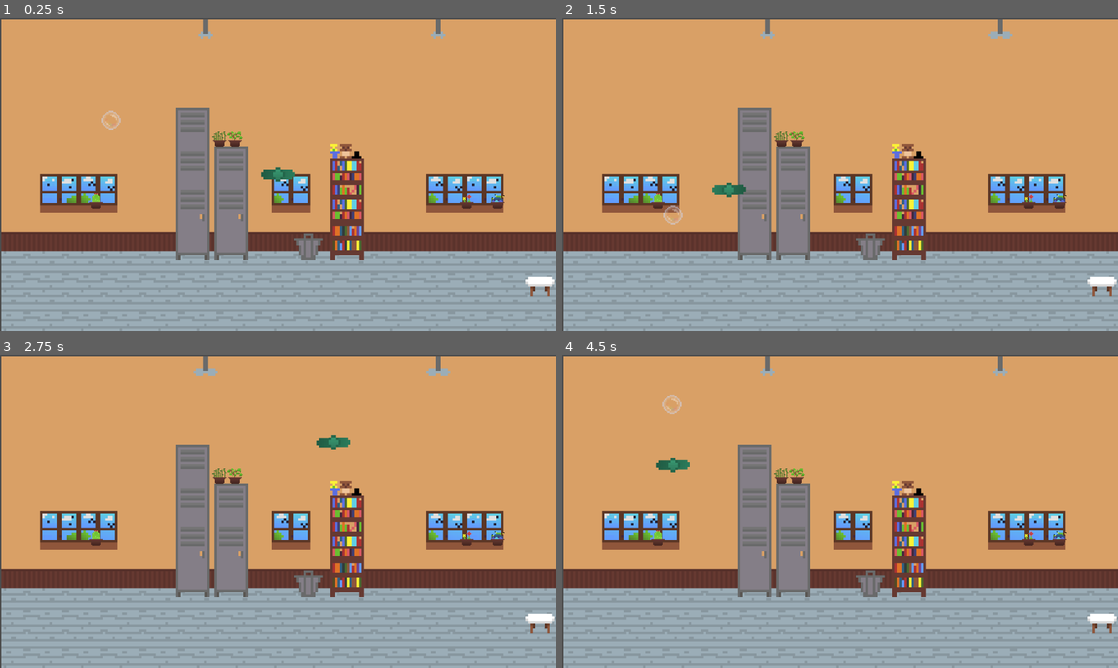
Above: before the commit, frames 1-4 (two rows, left to right).
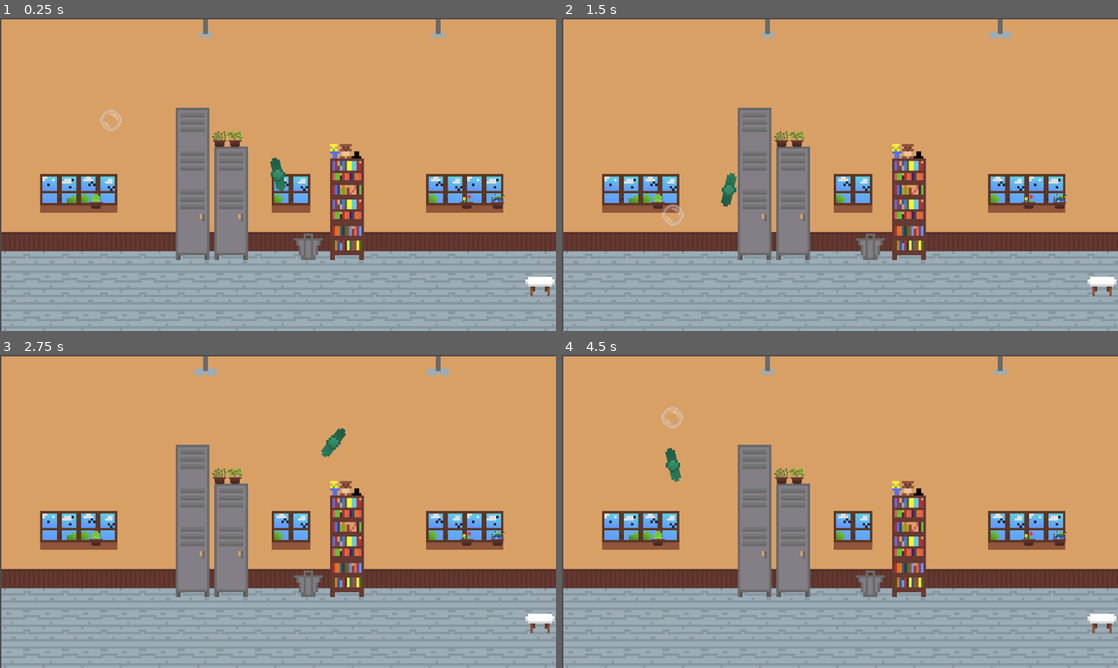
Above: after the commit, the same moments.

Repository: SukainaA/bubbleTheBully
Game: Godot game, scene res://scenes/level.tscn
The game is run twice, just before and just after one commit, with the same random seed, the same clock (stepped at 60 frames per second) and the same inputs.
Inputs (mouse positions are in pixels of both pictures, inside the frame that each line leads up to):
- Up to frame 1 (0.25 s): no input
- Up to frame 2 (1.5 s): move the mouse to (962, 158) at 0.52 s; move the mouse to (728, 190) at 1.27 s
- Up to frame 3 (2.75 s): move the mouse to (333, 442) at 2.02 s
- Up to frame 4 (4.5 s): move the mouse to (812, 574) at 2.77 s; move the mouse to (1006, 558) at 3.52 s; tap R (debug) at 4.15 s; move the mouse to (673, 464) at 4.27 s

The runs differ from the first frame. In frame 1, 0.3% of the frame differs, in the area x 18-54%, y 29-56%; in frame 2, 0.3%; in frame 3, 0.2%; in frame 4, 0.4%, in the area x 16-23%, y 12-41%.

Commit message:
camera and bugs fixed

Diff:
--- /dev/null
+++ b/classroom_area.gd
@@ -0,0 +1,14 @@
+extends Area2D
+
+@export var camera1: Camera2D
+@export var camera2: Camera2D
+
+
+
+
+func _on_body_entered(body: Node2D) -> void:
+	if body.is_in_group("bubble"):
+		camera1.enabled = false
+		camera2.enabled = true
+		body.global_position.x = 1275
+		body.global_position.y = 75
--- a/scenes/bubble.tscn
+++ b/scenes/bubble.tscn
@@ -4,7 +4,7 @@
 [ext_resource type="Texture2D" uid="uid://byovh72nto7io" path="res://sprites/bubble.png" id="2_khyaj"]
 
 [sub_resource type="CircleShape2D" id="CircleShape2D_ppk5r"]
-radius = 20.0998
+radius = 20.025
 
 [node name="Bubble" type="RigidBody2D" groups=["bubble"]]
 mass = 0.06
@@ -15,8 +15,7 @@
 script = ExtResource("1_fch6w")
 
 [node name="Sprite2D" type="Sprite2D" parent="."]
-position = Vector2(9.53674e-07, 9.53674e-07)
-scale = Vector2(2.45508, 2.45508)
+scale = Vector2(2.77002, 2.77002)
 texture = ExtResource("2_khyaj")
 hframes = 3
 
@@ -24,3 +23,4 @@
 shape = SubResource("CircleShape2D_ppk5r")
 
 [connection signal="body_entered" from="." to="." method="_on_body_entered"]
+[connection signal="body_exited" from="." to="." method="_on_body_exited"]
--- a/scenes/fan.tscn
+++ b/scenes/fan.tscn
@@ -24,6 +24,7 @@
 
 [sub_resource type="Animation" id="Animation_kmfek"]
 resource_name = "fan_spin"
+length = 0.7
 loop_mode = 1
 tracks/0/type = "value"
 tracks/0/imported = false
@@ -32,7 +33,7 @@
 tracks/0/interp = 1
 tracks/0/loop_wrap = true
 tracks/0/keys = {
-"times": PackedFloat32Array(0, 1),
+"times": PackedFloat32Array(0, 0.7),
 "transitions": PackedFloat32Array(1, 1),
 "update": 0,
 "values": [0.0, 12.5489]
--- a/scenes/level.tscn
+++ b/scenes/level.tscn
@@ -1,16 +1,25 @@
-[gd_scene load_steps=5 format=3 uid="uid://myv62j3fbjmm"]
+[gd_scene load_steps=8 format=3 uid="uid://myv62j3fbjmm"]
 
 [ext_resource type="PackedScene" uid="uid://dd70jw83eedjk" path="res://scenes/bubble.tscn" id="1_2e6f3"]
 [ext_resource type="PackedScene" uid="uid://dnp28v6smnuro" path="res://scenes/classroom.tscn" id="1_ew3i4"]
 [ext_resource type="PackedScene" uid="uid://bmktpbye2iwo3" path="res://scenes/fan.tscn" id="2_sm62d"]
+[ext_resource type="PackedScene" uid="uid://cs6mtr7bdo80h" path="res://scenes/street.tscn" id="4_i2wj4"]
+[ext_resource type="Script" path="res://classroom_area.gd" id="5_rlaju"]
 
 [sub_resource type="RectangleShape2D" id="RectangleShape2D_0f7vd"]
 size = Vector2(1134, 79)
+
+[sub_resource type="SegmentShape2D" id="SegmentShape2D_1qqvl"]
+a = Vector2(-3, 714)
+b = Vector2(0, 2)
 
 [node name="Level" type="Node2D"]
 
 [node name="Classroom" parent="." instance=ExtResource("1_ew3i4")]
 position = Vector2(0, -4)
+
+[node name="Street" parent="." instance=ExtResource("4_i2wj4")]
+position = Vector2(1224, -4)
 
 [node name="Bubble" parent="." instance=ExtResource("1_2e6f3")]
 position = Vector2(227, 197)
@@ -26,3 +35,17 @@
 
 [node name="Camera2D" type="Camera2D" parent="."]
 position = Vector2(573, 317)
+
+[node name="classroom_limit" type="Area2D" parent="." node_paths=PackedStringArray("camera1", "camera2")]
+script = ExtResource("5_rlaju")
+camera1 = NodePath("../Camera2D")
+camera2 = NodePath("../Camera2D2")
+
+[node name="CollisionShape2D" type="CollisionShape2D" parent="classroom_limit"]
+position = Vector2(1170, -1)
+shape = SubResource("SegmentShape2D_1qqvl")
+
+[node name="Camera2D2" type="Camera2D" parent="."]
+position = Vector2(1804, 323)
+
+[connection signal="body_entered" from="classroom_limit" to="classroom_limit" method="_on_body_entered"]
--- a/scenes/street.tscn
+++ b/scenes/street.tscn
@@ -147,7 +147,8 @@
 [node name="Street" type="Node2D"]
 
 [node name="BG" type="Sprite2D" parent="."]
-position = Vector2(599.222, 324)
+modulate = Color(0.683077, 0.683077, 0.683077, 1)
+position = Vector2(599, 324)
 scale = Vector2(0.624768, 0.6)
 texture = ExtResource("1_w4pcf")
 
@@ -166,6 +167,10 @@
 tile_map_data = PackedByteArray("AAACAAMAAAAGAAAAAAADAAMAAAAGAAAAAAAEAAMAAAAGAAAAAAAFAAMAAAAGAAAAAAAGAAMAAAAGAAAAAAAHAAMAAAAGAAAAAAAIAAMAAAAGAAAAAAABAAMAAAAGAAAAAAAAAAMAAAAGAAAAAAA=")
 tile_set = SubResource("TileSet_6s54f")
 
+[node name="CarSpawner" type="Node2D" parent="."]
+position = Vector2(-15, 419)
+script = ExtResource("12_ii4at")
+
 [node name="obstacles" type="TileMapLayer" parent="."]
 scale = Vector2(4, 4)
 tile_map_data = PackedByteArray("AAADAAcAAgAAAAAAAAADAAYAAgABAAAAAAADAAUAAgACAAAAAAABAAcAAwAAAAAAAAACAAcAAwABAAAAAAAHAAcAAAAAAAAAAAAPAAcAAAAAAAAAAAALAAcAAAAAAAAAAAAJAAYAAQABAAAAAAAJAAcAAQAAAAAAAAA=")
@@ -211,10 +216,6 @@
 position = Vector2(992, 488)
 shape = SubResource("RectangleShape2D_iwe1b")
 
-[node name="CarSpawner" type="Node2D" parent="."]
-position = Vector2(-104, 419)
-script = ExtResource("12_ii4at")
-
 [node name="CarTimer" type="Timer" parent="."]
 one_shot = true
 autostart = true
--- a/scripts/fan.gd
+++ b/scripts/fan.gd
@@ -1,6 +1,6 @@
 extends Area2D
 
-var blow_force: float = 40.0
+var blow_force: float = 30.0
 #@export var max_blow_distance: float = 120.0
 
 func _process(_delta):
Not shown: 1 places in scenes/classroom.tscn that only renumber resources
Not shown: 1 places in scenes/street.tscn that only renumber resources
Binary file added: sprites/mainmenu_bg.png
